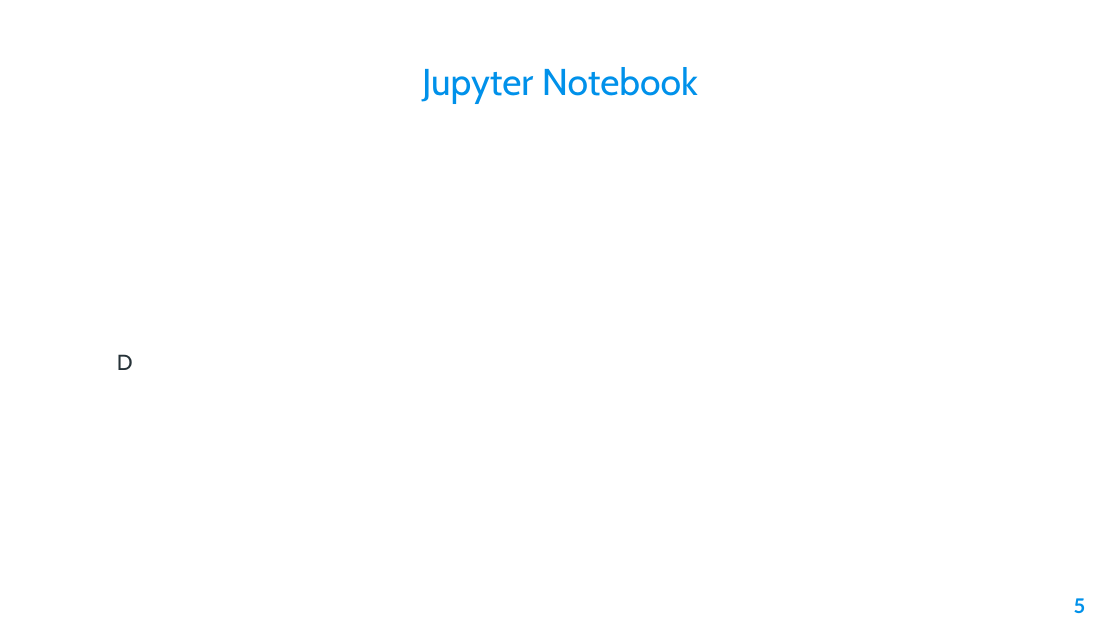
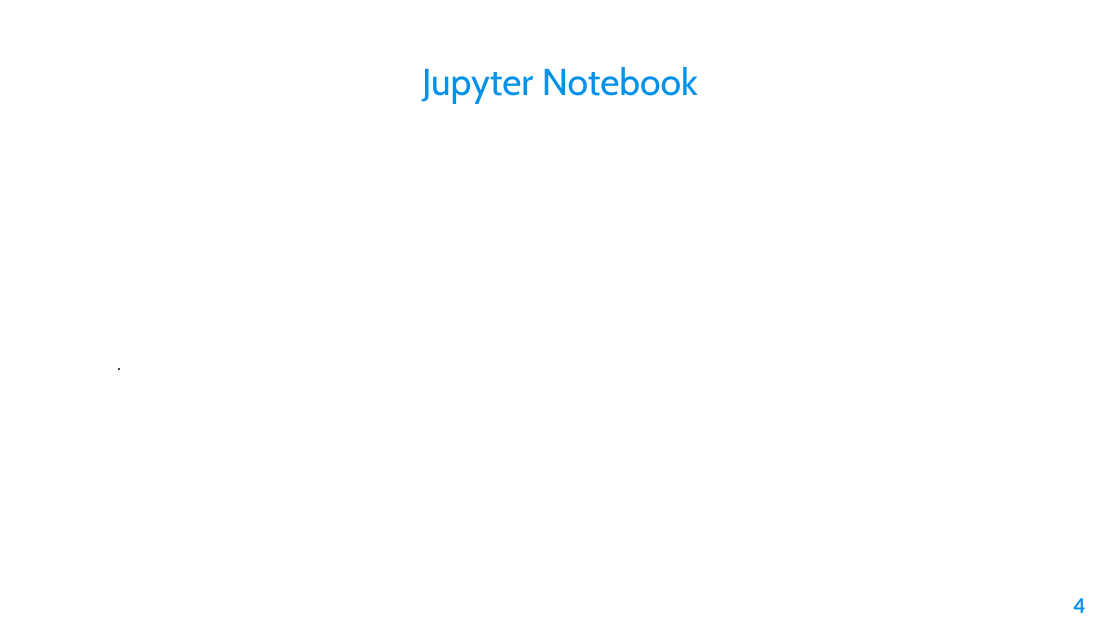
Before and after one commit to AleeRezaa/learn-python, a slide deck: slide 4 of Python.pptx (slide 5 before the commit). Drawn at 1120x630 pixels with LibreOffice and Linux fonts; fonts in the diff are those of the drawing; background and template pictures are left out. Boxes give left, top, right and bottom in pixels: in the first picture for what was removed or moved away, otherwise in the second. Text is boxed around its words. In the diff, an @@ line names an element or a change of style, - is before the commit and + after.

```diff
--- a/Python.pptx
+++ b/Python.pptx
@@ text at (117, 354, 133, 370): text changed @@
-D
+.
@@ page number at (1074, 598, 1086, 613): text changed @@
-5
+4
```
Also in this commit, not shown: 2 slides added.
